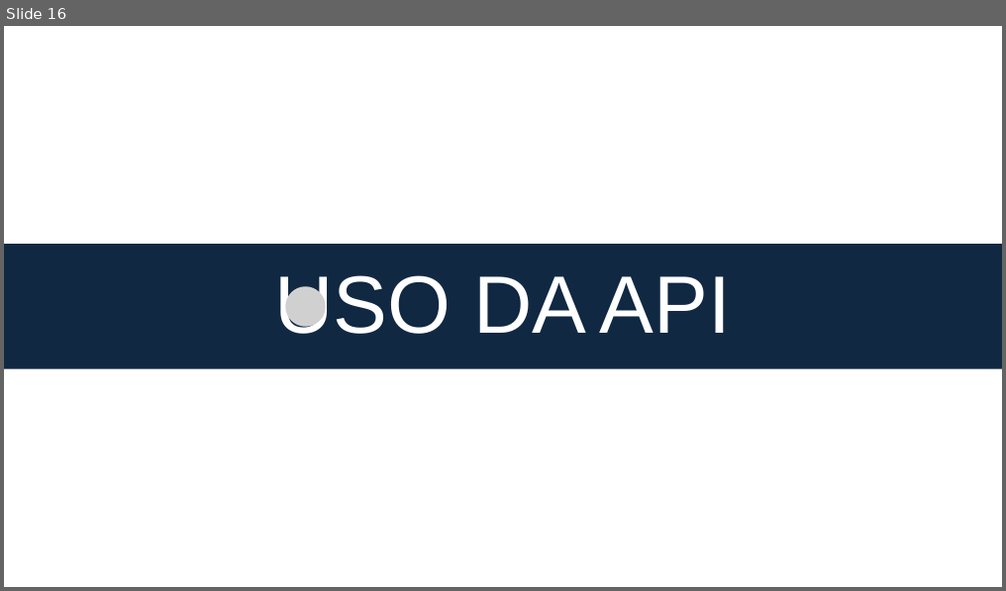
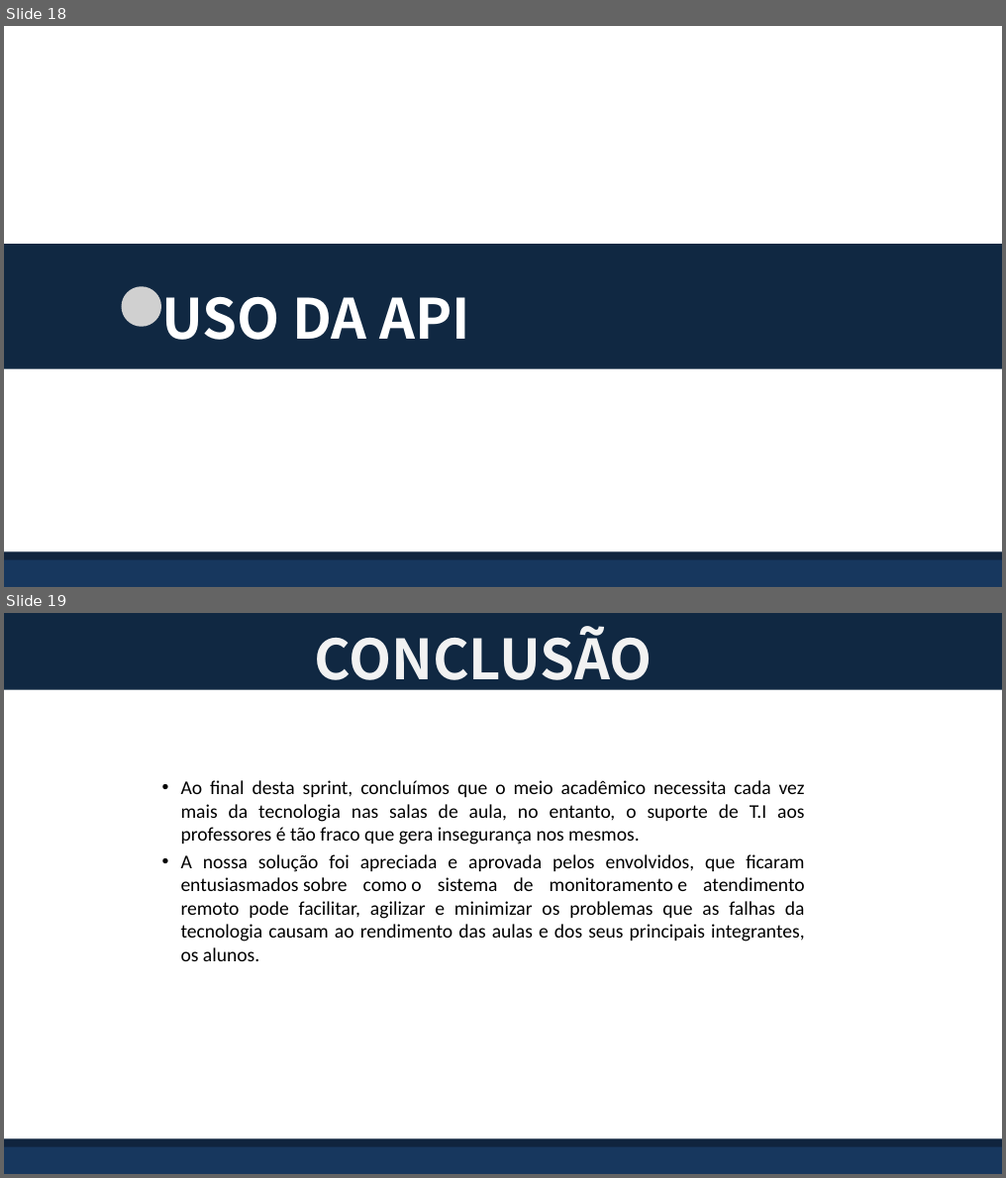
Before and after one commit to BandTec/grupo-05-adsa-20201, a slide deck: SuperVisorPower.pptx. Shown one above the other, each under a label of ours: slide 16 before the commit, slides 18 and 19 after it. The pictures are 1006x591 and 1006x1178 pixels, drawn with LibreOffice and Linux fonts; fonts in the diff are those of the drawing; grey boxes stand for pictures; background and template pictures are left out. Boxes give left, top, right and bottom in pixels: in the first picture for what was removed or moved away, otherwise in the second. Text is boxed around its words. In the diff, an @@ line names an element or a change of style, - is before the commit and + after.

Commit message:
Subindo apresentacao finalizada

```diff
--- a/SuperVisorPower.pptx
+++ b/SuperVisorPower.pptx
@@ slide 19 added at [4,613,1002,1174], background #FFFFFF @@
@@ rectangle added at [4,613,1002,690], fill #102842 @@
@@ text added at [315,626,652,693], 80 pt, text #F2F2F2, bold @@
+CONCLUSÃO
@@ text added at [181,780,805,961], 28 pt, text #000000 @@
+• Ao final desta sprint, concluímos que o meio acadêmico necessita cada vez mais da tecnologia nas salas de aula, no entanto, o suporte de T.I aos professores é tão fraco que gera insegurança nos mesmos.
+• A nossa solução foi apreciada e aprovada pelos envolvidos, que ficaram entusiasmados sobre como o sistema de monitoramento e atendimento remoto pode facilitar, agilizar e minimizar os problemas que as falhas da tecnologia causam ao rendimento das aulas e dos seus principais integrantes, os alunos.
@@ rectangle added at [4,1143,1002,1173], fill #17375E @@
@@ rectangle added at [4,1139,1002,1148], fill #0F243E @@
@@ what was slide 16 is now slide 18 @@
@@ slide 18 changed as well @@
@@ text "USO DA API": place and size @@
-text "USO DA API" at [274,275,731,334]
+text "USO DA API" at [162,296,471,340]
@@ text "USO DA API" at [162,296,471,340]: size 117.4 to 80 pt, font Arial to Noto Sans CJK KR, bold on; alignment centre to left @@
@@ picture: place and size @@
-picture at [285,286,326,326]
+picture at [121,286,161,326]
@@ rectangle added at [4,556,1002,586], fill #17375E @@
@@ rectangle added at [4,552,1002,561], fill #0F243E @@
```
Also in this commit, not shown: 13 other slides changed, 4 other slides added, 3 slides removed, 3 other files.
